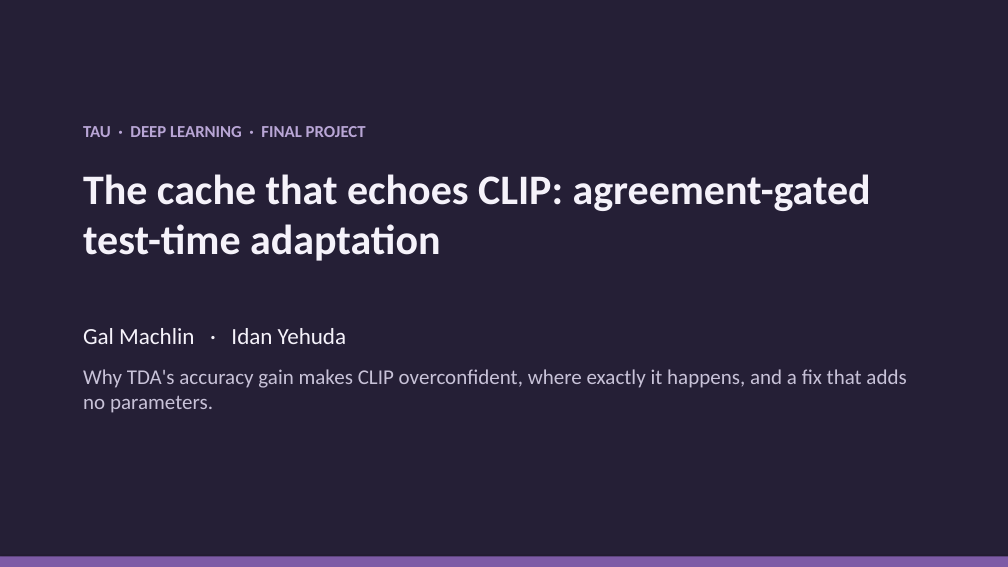
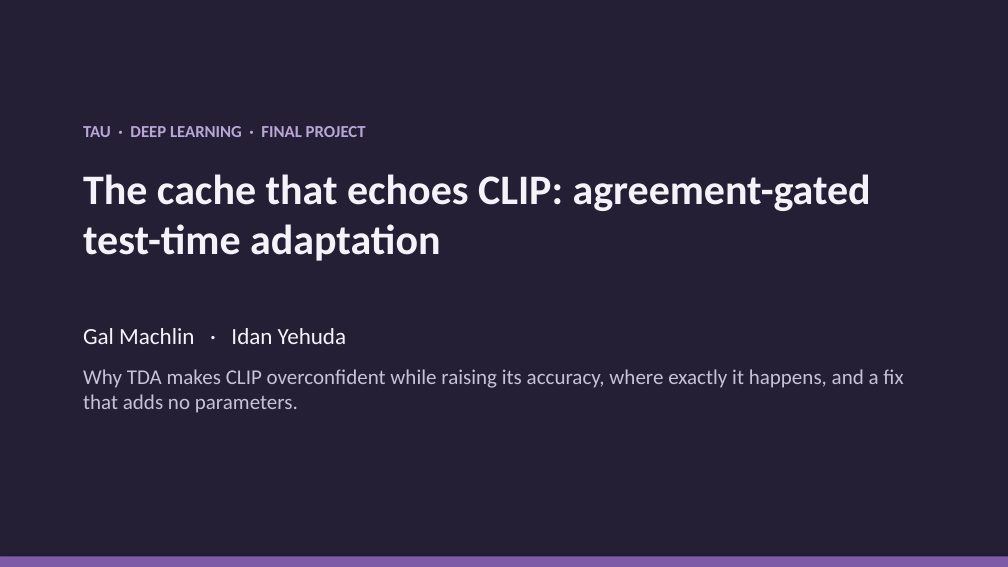
Before and after one commit to macwave12/deep_project_calibration_aware_tta, a slide deck: slide 1 of presentation/calibration_aware_tta.pptx. Drawn at 1008x567 pixels with LibreOffice and Linux fonts; fonts in the diff are those of the drawing. Boxes give left, top, right and bottom in pixels: in the first picture for what was removed or moved away, otherwise in the second. Text is boxed around its words. In the diff, an @@ line names an element or a change of style, - is before the commit and + after.

```diff
--- a/presentation/calibration_aware_tta.pptx
+++ b/presentation/calibration_aware_tta.pptx
@@ text at (83, 369, 903, 413): text changed @@
-Why TDA's accuracy gain makes CLIP overconfident, where exactly it happens, and a fix that adds no parameters.
+Why TDA makes CLIP overconfident while raising its accuracy, where exactly it happens, and a fix that adds no parameters.
```
Also in this commit, not shown: 13 other slides changed, 21 other files.
